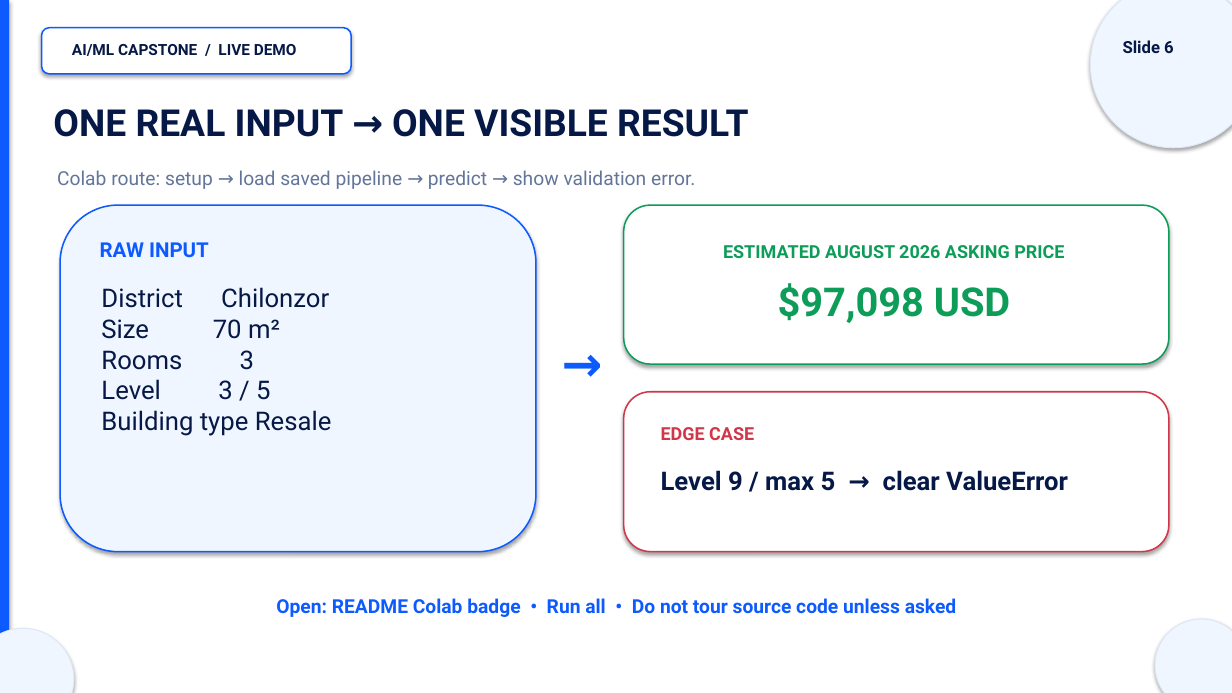
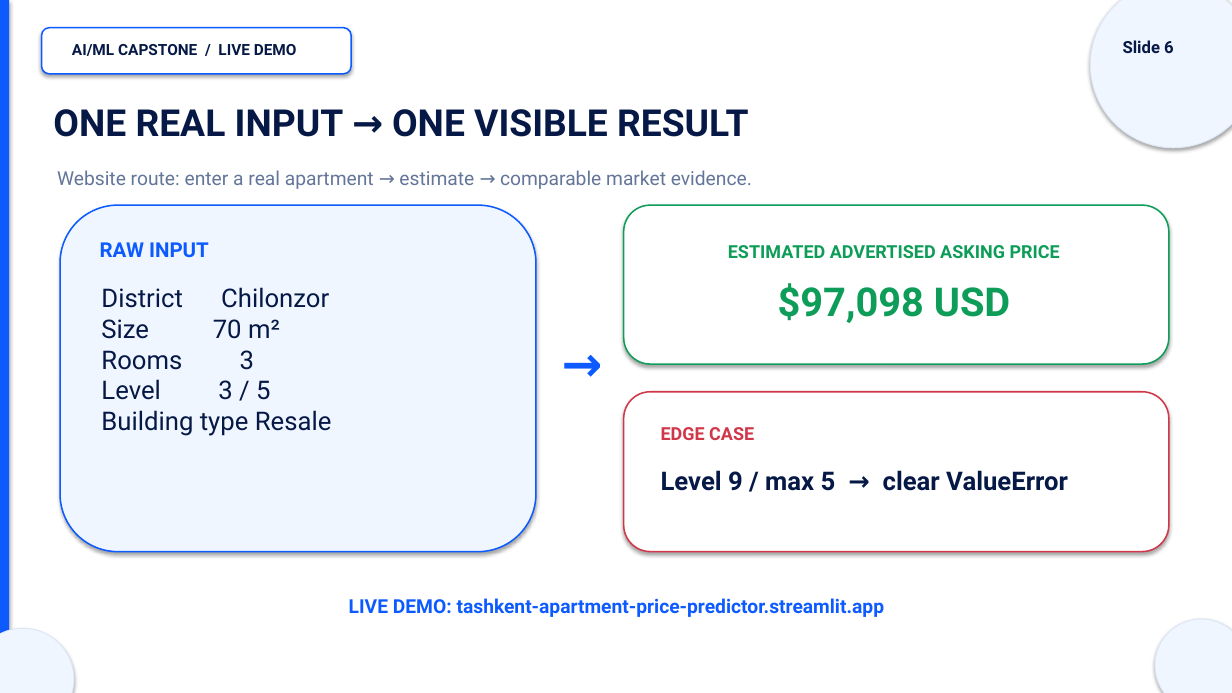
Before and after one commit to DilnuraHamdamova/tashkent-house-price-predictor, a slide deck: slide 6 of presentation/Tashkent_Apartment_Price_Defense.pptx. Drawn at 1232x693 pixels with LibreOffice and Linux fonts; fonts in the diff are those of the drawing. Boxes give left, top, right and bottom in pixels: in the first picture for what was removed or moved away, otherwise in the second. Text is boxed around its words. In the diff, an @@ line names an element or a change of style, - is before the commit and + after.

Commit message:
Add live product URL to README and defense deck

```diff
--- a/presentation/Tashkent_Apartment_Price_Defense.pptx
+++ b/presentation/Tashkent_Apartment_Price_Defense.pptx
@@ text at [57,170,752,189]: text changed @@
-Colab route: setup → load saved pipeline → predict → show validation error.
+Website route: enter a real apartment → estimate → comparable market evidence.
@@ text at [728,245,1060,258]: text changed @@
-ESTIMATED AUGUST 2026 ASKING PRICE
+ESTIMATED ADVERTISED ASKING PRICE
@@ text at [349,598,885,617]: text changed @@
-Open: README Colab badge • Run all • Do not tour source code unless asked
+LIVE DEMO: tashkent-apartment-price-predictor.streamlit.app
```
Also in this commit, not shown: 4 other files.
